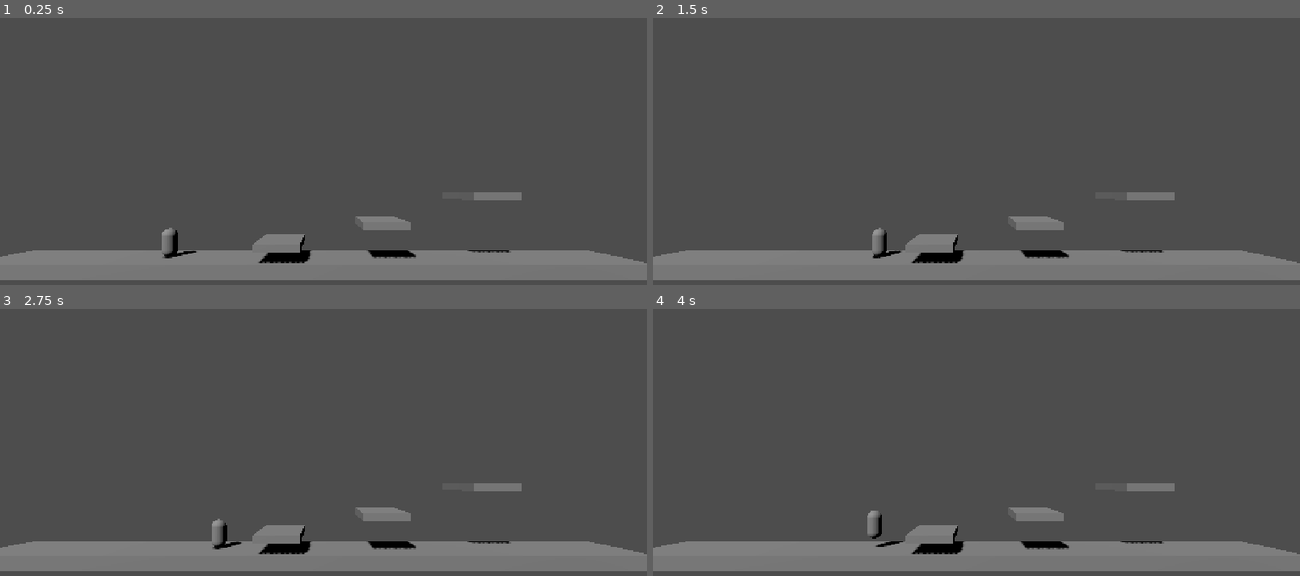
Above: before the commit, frames 1-4 (two rows, left to right).
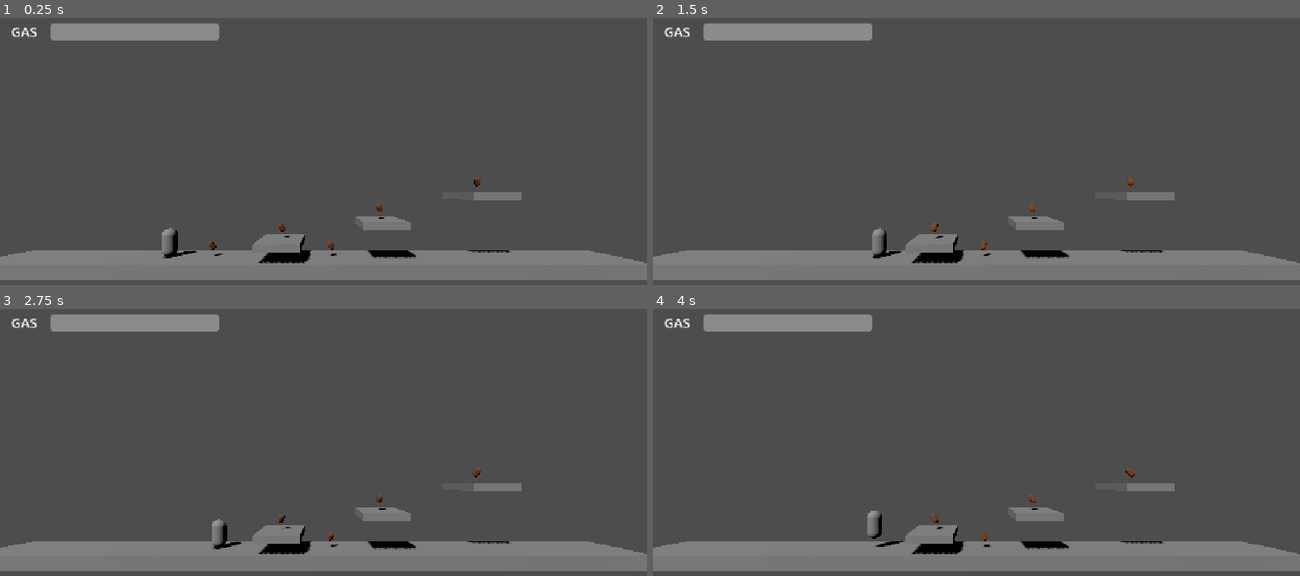
Above: after the commit, the same moments.

Repository: Arkay187/FartMan
Game: Godot game, scene res://scenes/test_level.tscn
Same seed, same stepped clock (60 frames per second), same inputs: the game is played once before the commit and once after it.
Inputs:
- Up to frame 1 (0.25 s): no input
- Up to frame 2 (1.5 s): tap Enter (ui_accept) at 0.5, 0.77 s; hold Right (ui_right) 0.53-1.28 s; hold Left (ui_left) from 1.28 s (still down)
- Up to frame 3 (2.75 s): tap Enter (ui_accept) at 1.52 s; release Left (ui_left) at 2.03 s; hold Right (ui_right) from 2.03 s (still down)
- Up to frame 4 (4 s): tap Enter (ui_accept) at 3.02, 3.5, 3.77 s; release Right (ui_right) at 3.53 s; hold Left (ui_left) from 3.53 s (still down)

The runs differ from the first frame. In frame 1, 1.9% of the frame differs, in the area x 1-75%, y 2-90%; in frame 2, 1.9%; in frame 3, 1.9%; in frame 4, 1.9%.

Commit message:
Add gas tank, bean pickups and gas bar

Diff:
--- /dev/null
+++ b/scenes/bean.tscn
@@ -0,0 +1,24 @@
+[gd_scene format=3]
+
+[ext_resource type="Script" path="res://scripts/bean.gd" id="1_fkxq7"]
+
+[sub_resource type="StandardMaterial3D" id="StandardMaterial3D_vdqyq"]
+albedo_color = Color(0.5, 0.27, 0.1, 1)
+
+[sub_resource type="CapsuleMesh" id="CapsuleMesh_cphwl"]
+material = SubResource("StandardMaterial3D_vdqyq")
+radius = 0.2
+height = 0.7
+
+[sub_resource type="SphereShape3D" id="SphereShape3D_rfort"]
+radius = 0.45
+
+[node name="Bean" type="Area3D" unique_id=1055855102]
+script = ExtResource("1_fkxq7")
+
+[node name="MeshInstance3D" type="MeshInstance3D" parent="." unique_id=64101355]
+transform = Transform3D(0.81915206, -0.57357645, 0, 0.57357645, 0.81915206, 0, 0, 0, 1, 0, 0, 0)
+mesh = SubResource("CapsuleMesh_cphwl")
+
+[node name="CollisionShape3D" type="CollisionShape3D" parent="." unique_id=777901769]
+shape = SubResource("SphereShape3D_rfort")
--- a/scenes/player.tscn
+++ b/scenes/player.tscn
@@ -1,21 +1,26 @@
 [gd_scene format=3]
 
-[ext_resource type="Script" path="res://scripts/player.gd" id="1_3vyb7"]
+[ext_resource type="Script" path="res://scripts/player.gd" id="1_g2els"]
+[ext_resource type="Script" path="res://scripts/gas_tank.gd" id="2_qhqgy"]
 
-[sub_resource type="CapsuleMesh" id="CapsuleMesh_g2els"]
+[sub_resource type="CapsuleMesh" id="CapsuleMesh_dqkch"]
 
-[sub_resource type="CapsuleShape3D" id="CapsuleShape3D_qhqgy"]
+[sub_resource type="CapsuleShape3D" id="CapsuleShape3D_qlg0r"]
 
-[node name="Player" type="CharacterBody3D" unique_id=75877774 node_paths=PackedStringArray("squash_target")]
-script = ExtResource("1_3vyb7")
+[node name="Player" type="CharacterBody3D" unique_id=1830658409 node_paths=PackedStringArray("gas_tank", "squash_target")]
+script = ExtResource("1_g2els")
+gas_tank = NodePath("GasTank")
 squash_target = NodePath("Visual")
 
-[node name="Visual" type="Node3D" parent="." unique_id=883049550]
+[node name="Visual" type="Node3D" parent="." unique_id=1843624219]
 transform = Transform3D(1, 0, 0, 0, 1, 0, 0, 0, 1, 0, -1, 0)
 
-[node name="MeshInstance3D" type="MeshInstance3D" parent="Visual" unique_id=743129398]
+[node name="MeshInstance3D" type="MeshInstance3D" parent="Visual" unique_id=1768179190]
 transform = Transform3D(1, 0, 0, 0, 1, 0, 0, 0, 1, 0, 1, 0)
-mesh = SubResource("CapsuleMesh_g2els")
+mesh = SubResource("CapsuleMesh_dqkch")
 
-[node name="CollisionShape3D" type="CollisionShape3D" parent="." unique_id=1651974467]
-shape = SubResource("CapsuleShape3D_qhqgy")
+[node name="CollisionShape3D" type="CollisionShape3D" parent="." unique_id=876142569]
+shape = SubResource("CapsuleShape3D_qlg0r")
+
+[node name="GasTank" type="Node" parent="." unique_id=1355126672]
+script = ExtResource("2_qhqgy")
--- a/scenes/test_level.tscn
+++ b/scenes/test_level.tscn
@@ -1,78 +1,123 @@
 [gd_scene format=3]
 
-[ext_resource type="PackedScene" path="res://scenes/player.tscn" id="1_paw1w"]
-[ext_resource type="Script" path="res://scripts/player.gd" id="2_j6w7d"]
+[ext_resource type="PackedScene" path="res://scenes/player.tscn" id="1_tmr53"]
+[ext_resource type="Script" path="res://scripts/player.gd" id="2_qcd3b"]
+[ext_resource type="PackedScene" path="res://scenes/bean.tscn" id="3_88ety"]
+[ext_resource type="Script" path="res://scripts/bean.gd" id="4_ahbqi"]
+[ext_resource type="Script" path="res://scripts/gas_bar.gd" id="5_7gix3"]
 
-[sub_resource type="BoxMesh" id="BoxMesh_x4b8f"]
+[sub_resource type="BoxMesh" id="BoxMesh_4asn1"]
 size = Vector3(44, 1, 4)
 
-[sub_resource type="BoxShape3D" id="BoxShape3D_tmr53"]
+[sub_resource type="BoxShape3D" id="BoxShape3D_dw7u0"]
 size = Vector3(44, 1, 4)
 
-[sub_resource type="BoxMesh" id="BoxMesh_qcd3b"]
+[sub_resource type="BoxMesh" id="BoxMesh_fyxdr"]
 size = Vector3(3, 0.5, 4)
 
-[sub_resource type="BoxShape3D" id="BoxShape3D_88ety"]
+[sub_resource type="BoxShape3D" id="BoxShape3D_kpk0m"]
 size = Vector3(3, 0.5, 4)
 
-[sub_resource type="BoxMesh" id="BoxMesh_ahbqi"]
+[sub_resource type="BoxMesh" id="BoxMesh_qs1vn"]
 size = Vector3(3, 0.5, 4)
 
-[sub_resource type="BoxShape3D" id="BoxShape3D_7gix3"]
+[sub_resource type="BoxShape3D" id="BoxShape3D_13hs1"]
 size = Vector3(3, 0.5, 4)
 
-[sub_resource type="BoxMesh" id="BoxMesh_4asn1"]
+[sub_resource type="BoxMesh" id="BoxMesh_fptmo"]
 size = Vector3(3, 0.5, 4)
 
-[sub_resource type="BoxShape3D" id="BoxShape3D_dw7u0"]
+[sub_resource type="BoxShape3D" id="BoxShape3D_bakr3"]
 size = Vector3(3, 0.5, 4)
 
-[node name="TestLevel" type="Node3D" unique_id=1841778709]
+[node name="TestLevel" type="Node3D" unique_id=474057162]
 
-[node name="Floor" type="StaticBody3D" parent="." unique_id=1670892204]
+[node name="Floor" type="StaticBody3D" parent="." unique_id=1173565759]
 transform = Transform3D(1, 0, 0, 0, 1, 0, 0, 0, 1, 4, 0, 0)
 
-[node name="MeshInstance3D" type="MeshInstance3D" parent="Floor" unique_id=580982863]
-mesh = SubResource("BoxMesh_x4b8f")
+[node name="MeshInstance3D" type="MeshInstance3D" parent="Floor" unique_id=1531948086]
+mesh = SubResource("BoxMesh_4asn1")
 
-[node name="CollisionShape3D" type="CollisionShape3D" parent="Floor" unique_id=1348969018]
-shape = SubResource("BoxShape3D_tmr53")
+[node name="CollisionShape3D" type="CollisionShape3D" parent="Floor" unique_id=1026954477]
+shape = SubResource("BoxShape3D_dw7u0")
 
-[node name="TootLedge" type="StaticBody3D" parent="." unique_id=393900142]
+[node name="TootLedge" type="StaticBody3D" parent="." unique_id=102468551]
 transform = Transform3D(1, 0, 0, 0, 1, 0, 0, 0, 1, 2, 1.55, 0)
 
-[node name="MeshInstance3D" type="MeshInstance3D" parent="TootLedge" unique_id=1552438539]
-mesh = SubResource("BoxMesh_qcd3b")
+[node name="MeshInstance3D" type="MeshInstance3D" parent="TootLedge" unique_id=1151130034]
+mesh = SubResource("BoxMesh_fyxdr")
 
-[node name="CollisionShape3D" type="CollisionShape3D" parent="TootLedge" unique_id=1519989999]
-shape = SubResource("BoxShape3D_88ety")
+[node name="CollisionShape3D" type="CollisionShape3D" parent="TootLedge" unique_id=650483984]
+shape = SubResource("BoxShape3D_kpk0m")
 
-[node name="TrumpLedge" type="StaticBody3D" parent="." unique_id=1541575997]
+[node name="TrumpLedge" type="StaticBody3D" parent="." unique_id=682635652]
 transform = Transform3D(1, 0, 0, 0, 1, 0, 0, 0, 1, 9, 2.95, 0)
 
-[node name="MeshInstance3D" type="MeshInstance3D" parent="TrumpLedge" unique_id=38927972]
-mesh = SubResource("BoxMesh_ahbqi")
+[node name="MeshInstance3D" type="MeshInstance3D" parent="TrumpLedge" unique_id=1022601842]
+mesh = SubResource("BoxMesh_qs1vn")
 
-[node name="CollisionShape3D" type="CollisionShape3D" parent="TrumpLedge" unique_id=1353692343]
-shape = SubResource("BoxShape3D_7gix3")
+[node name="CollisionShape3D" type="CollisionShape3D" parent="TrumpLedge" unique_id=1774069681]
+shape = SubResource("BoxShape3D_13hs1")
 
-[node name="ThunderLedge" type="StaticBody3D" parent="." unique_id=908854373]
+[node name="ThunderLedge" type="StaticBody3D" parent="." unique_id=261101869]
 transform = Transform3D(1, 0, 0, 0, 1, 0, 0, 0, 1, 16, 4.85, 0)
 
-[node name="MeshInstance3D" type="MeshInstance3D" parent="ThunderLedge" unique_id=1744348330]
-mesh = SubResource("BoxMesh_4asn1")
+[node name="MeshInstance3D" type="MeshInstance3D" parent="ThunderLedge" unique_id=1473491173]
+mesh = SubResource("BoxMesh_fptmo")
 
-[node name="CollisionShape3D" type="CollisionShape3D" parent="ThunderLedge" unique_id=1705501160]
-shape = SubResource("BoxShape3D_dw7u0")
+[node name="CollisionShape3D" type="CollisionShape3D" parent="ThunderLedge" unique_id=1042455154]
+shape = SubResource("BoxShape3D_bakr3")
 
-[node name="Player" type="CharacterBody3D" parent="." unique_id=75877774 node_paths=PackedStringArray("squash_target") instance=ExtResource("1_paw1w")]
+[node name="Player" type="CharacterBody3D" parent="." unique_id=1830658409 node_paths=PackedStringArray("gas_tank", "squash_target") instance=ExtResource("1_tmr53")]
 transform = Transform3D(1, 0, 0, 0, 1, 0, 0, 0, 1, -6, 2, 0)
-script = ExtResource("2_j6w7d")
+script = ExtResource("2_qcd3b")
+gas_tank = NodePath("GasTank")
 squash_target = NodePath("Visual")
 
-[node name="Camera3D" type="Camera3D" parent="." unique_id=74434610]
+[node name="Beans" type="Node3D" parent="." unique_id=492199091]
+
+[node name="Bean1" type="Area3D" parent="Beans" unique_id=1055855102 instance=ExtResource("3_88ety")]
+transform = Transform3D(1, 0, 0, 0, 1, 0, 0, 0, 1, -3, 1.3, 0)
+script = ExtResource("4_ahbqi")
+
+[node name="Bean2" type="Area3D" parent="Beans" unique_id=697666153 instance=ExtResource("3_88ety")]
+transform = Transform3D(1, 0, 0, 0, 1, 0, 0, 0, 1, 5.5, 1.3, 0)
+script = ExtResource("4_ahbqi")
+
+[node name="Bean3" type="Area3D" parent="Beans" unique_id=1608136271 instance=ExtResource("3_88ety")]
+transform = Transform3D(1, 0, 0, 0, 1, 0, 0, 0, 1, 2, 2.6, 0)
+script = ExtResource("4_ahbqi")
+
+[node name="Bean4" type="Area3D" parent="Beans" unique_id=336211840 instance=ExtResource("3_88ety")]
+transform = Transform3D(1, 0, 0, 0, 1, 0, 0, 0, 1, 9, 4, 0)
+script = ExtResource("4_ahbqi")
+
+[node name="Bean5" type="Area3D" parent="Beans" unique_id=889269579 instance=ExtResource("3_88ety")]
+transform = Transform3D(1, 0, 0, 0, 1, 0, 0, 0, 1, 16, 5.9, 0)
+script = ExtResource("4_ahbqi")
+
+[node name="Camera3D" type="Camera3D" parent="." unique_id=1337229549]
 transform = Transform3D(1, 0, 0, 0, 1, 0, 0, 0, 1, 5, 5, 17)
 
-[node name="DirectionalLight3D" type="DirectionalLight3D" parent="." unique_id=1839131528]
+[node name="DirectionalLight3D" type="DirectionalLight3D" parent="." unique_id=799427651]
 transform = Transform3D(0.8660254, 0.35355338, -0.35355338, 0, 0.70710677, 0.70710677, 0.5, -0.6123724, 0.6123724, 0, 0, 0)
 shadow_enabled = true
+
+[node name="HUD" type="CanvasLayer" parent="." unique_id=1573080115]
+
+[node name="GasLabel" type="Label" parent="HUD" unique_id=661016018]
+offset_left = 20.0
+offset_top = 18.0
+offset_right = 20.0
+offset_bottom = 18.0
+theme_override_font_sizes/font_size = 24
+text = "GAS"
+
+[node name="GasBar" type="ProgressBar" parent="HUD" unique_id=633306901 node_paths=PackedStringArray("player")]
+offset_left = 90.0
+offset_top = 20.0
+offset_right = 390.0
+offset_bottom = 50.0
+show_percentage = false
+script = ExtResource("5_7gix3")
+player = NodePath("../../Player")
--- /dev/null
+++ b/scripts/bean.gd
@@ -0,0 +1,24 @@
+extends Area3D
+## A bean. Touch it to refill some gas.
+
+## How much gas one bean gives.
+@export var gas_amount: float = 25.0
+## How fast it spins, just so it is easy to spot.
+@export var spin_speed: float = 3.0
+
+
+func _ready() -> void:
+	body_entered.connect(_on_body_entered)
+
+
+func _process(delta: float) -> void:
+	rotate_y(spin_speed * delta)
+
+
+func _on_body_entered(body: Node3D) -> void:
+	# Only Fart Man can eat beans.
+	var player := body as Player
+	if player == null or player.gas_tank == null:
+		return
+	player.gas_tank.refill(gas_amount)
+	queue_free()
--- /dev/null
+++ b/scripts/gas_bar.gd
@@ -0,0 +1,18 @@
+extends ProgressBar
+## The gas bar on screen. Shows how full Fart Man's tank is.
+
+## Whose gas tank to show.
+@export var player: Player
+
+
+func _ready() -> void:
+	if player == null or player.gas_tank == null:
+		return
+	var tank: GasTank = player.gas_tank
+	tank.gas_changed.connect(_on_gas_changed)
+	_on_gas_changed(tank.gas, tank.max_gas)
+
+
+func _on_gas_changed(gas: float, max_gas: float) -> void:
+	max_value = max_gas
+	value = gas
--- /dev/null
+++ b/scripts/gas_tank.gd
@@ -0,0 +1,33 @@
+class_name GasTank
+extends Node
+## Fart Man's gas tank. Farts use gas up, beans fill it back up.
+
+## Sent every time the amount of gas changes. The gas bar listens to this.
+signal gas_changed(gas: float, max_gas: float)
+
+## How much gas a full tank holds.
+@export var max_gas: float = 100.0
+## How much gas he starts the level with.
+@export var start_gas: float = 100.0
+
+var gas: float = 0.0
+
+
+func _ready() -> void:
+	gas = minf(start_gas, max_gas)
+	gas_changed.emit(gas, max_gas)
+
+
+## Tries to use some gas. Returns false (and uses nothing) if there is not enough.
+func use(amount: float) -> bool:
+	if amount > gas:
+		return false
+	gas -= amount
+	gas_changed.emit(gas, max_gas)
+	return true
+
+
+## Adds gas, but never more than a full tank.
+func refill(amount: float) -> void:
+	gas = minf(gas + amount, max_gas)
+	gas_changed.emit(gas, max_gas)
--- a/scripts/player.gd
+++ b/scripts/player.gd
@@ -1,3 +1,4 @@
+class_name Player
 extends CharacterBody3D
 ## Fart Man himself. Walks left and right, and jumps by farting.
 ## Tap jump for a small hop. Hold jump to charge a fart, let go to launch.
@@ -39,6 +40,14 @@
 @export var trump_power: float = 12.5
 @export var thunder_power: float = 16.0
 @export var pfft_power: float = 4.0
+
+@export_group("Gas")
+## His gas tank. Leave empty for unlimited gas.
+@export var gas_tank: GasTank
+## Gas each fart uses. Hops and pfffts are free.
+@export var toot_cost: float = 10.0
+@export var trump_cost: float = 20.0
+@export var thunder_cost: float = 35.0
 
 @export_group("Charge squash")
 ## Optional: drag the player's MeshInstance3D here and he squats while charging.
@@ -135,7 +144,23 @@
 	return hop_power
 
 
+func _cost_for(tier: Tier) -> float:
+	match tier:
+		Tier.TOOT:
+			return toot_cost
+		Tier.TRUMP:
+			return trump_cost
+		Tier.THUNDER:
+			return thunder_cost
+	return 0.0
+
+
 func _launch(tier: Tier) -> void:
+	# Not enough gas in the tank? It fizzles out as a pfft.
+	var cost: float = _cost_for(tier)
+	if gas_tank != null and cost > 0.0 and not gas_tank.use(cost):
+		tier = Tier.PFFT
+
 	velocity.y = _power_for(tier)
 	_stop_charging()
 	farted.emit(TIER_NAMES[tier])
Not shown, added: scripts/bean.gd.uid
Not shown, added: scripts/gas_bar.gd.uid
Not shown, added: scripts/gas_tank.gd.uid
Not shown, changed: SESSION_NOTES.md
